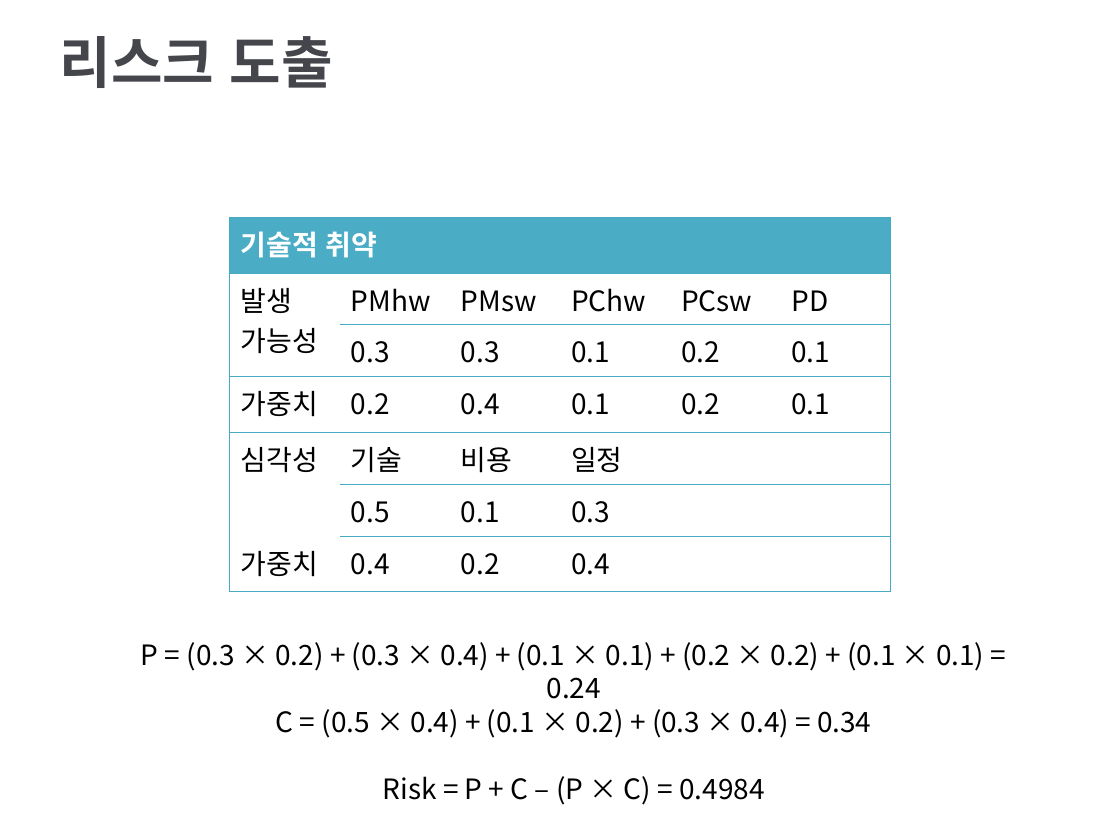
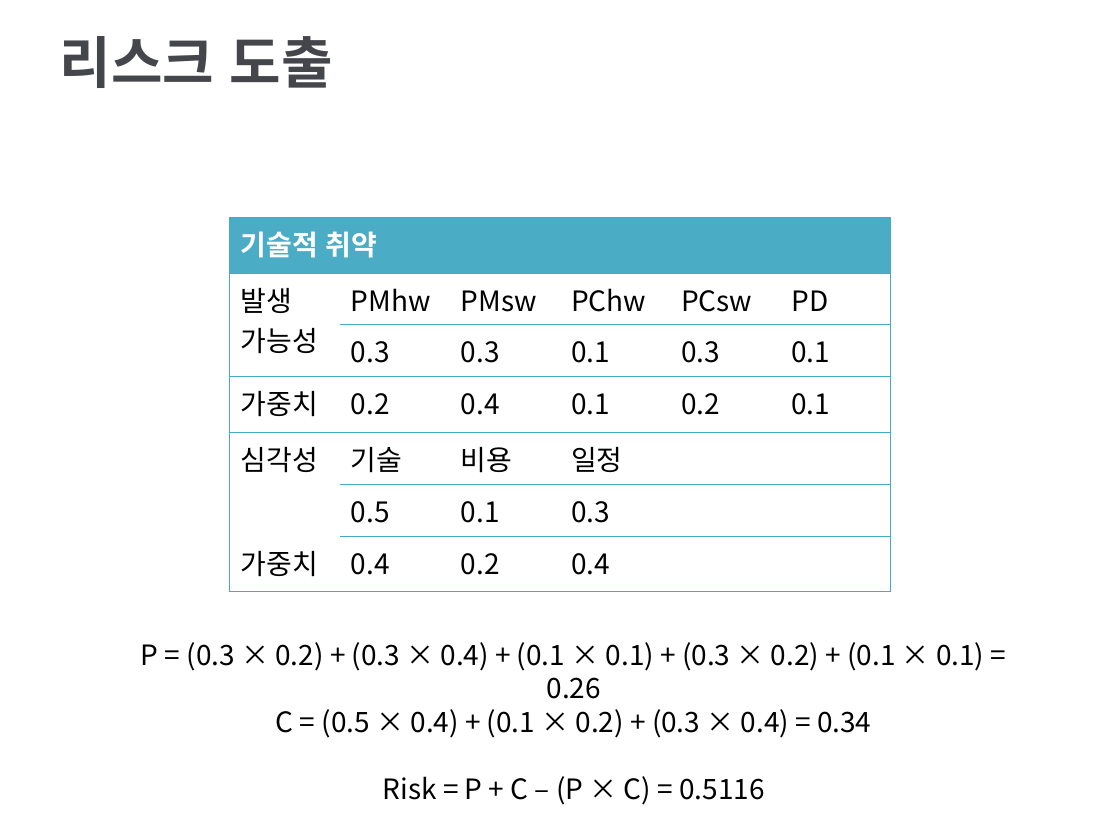
Before and after one commit to DrawGreen2021/Presentation, a slide deck: slide 24 of 팀 그릴그린 중간발표(사업계획서).pptx. Drawn at 1120x840 pixels with LibreOffice and Linux fonts; fonts in the diff are those of the drawing; background and template pictures are left out. Boxes give left, top, right and bottom in pixels: in the first picture for what was removed or moved away, otherwise in the second. Text is boxed around its words. In the diff, an @@ line names an element or a change of style, - is before the commit and + after.

```diff
--- a/팀 그릴그린 중간발표(사업계획서).pptx
+++ b/팀 그릴그린 중간발표(사업계획서).pptx
@@ table at box(230, 217, 888, 581) @@
-row 3, column 5: 0.2
+row 3, column 5: 0.3
@@ text at box(141, 642, 984, 699): text changed @@
-P = (0.3 × 0.2) + (0.3 × 0.4) + (0.1 × 0.1) + (0.2 × 0.2) + (0.1 × 0.1) = 0.24
+P = (0.3 × 0.2) + (0.3 × 0.4) + (0.1 × 0.1) + (0.3 × 0.2) + (0.1 × 0.1) = 0.26
@@ text at box(383, 776, 764, 805): text changed @@
-Risk = P + C – (P × C) = 0.4984
+Risk = P + C – (P × C) = 0.5116
```
Also in this commit, not shown: 9 other slides changed, 4 slides added, 2 slides removed, 2 other files.
